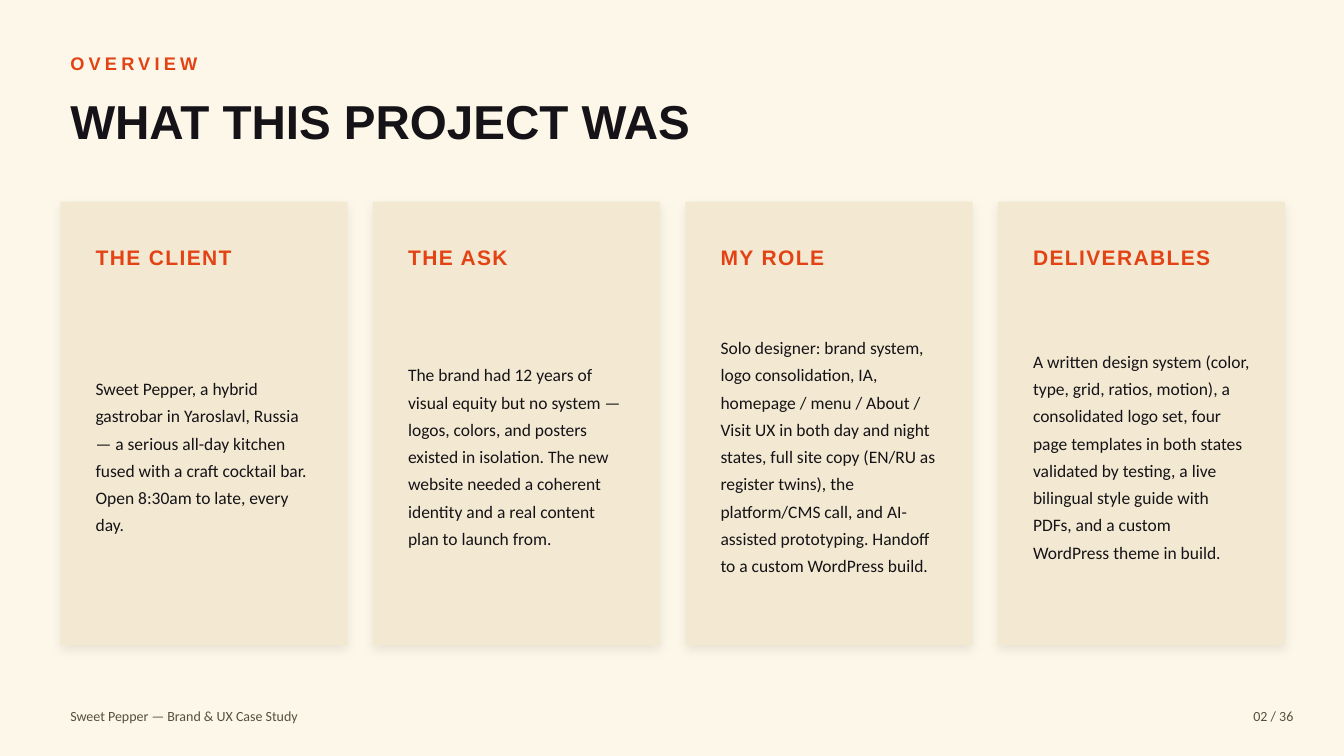
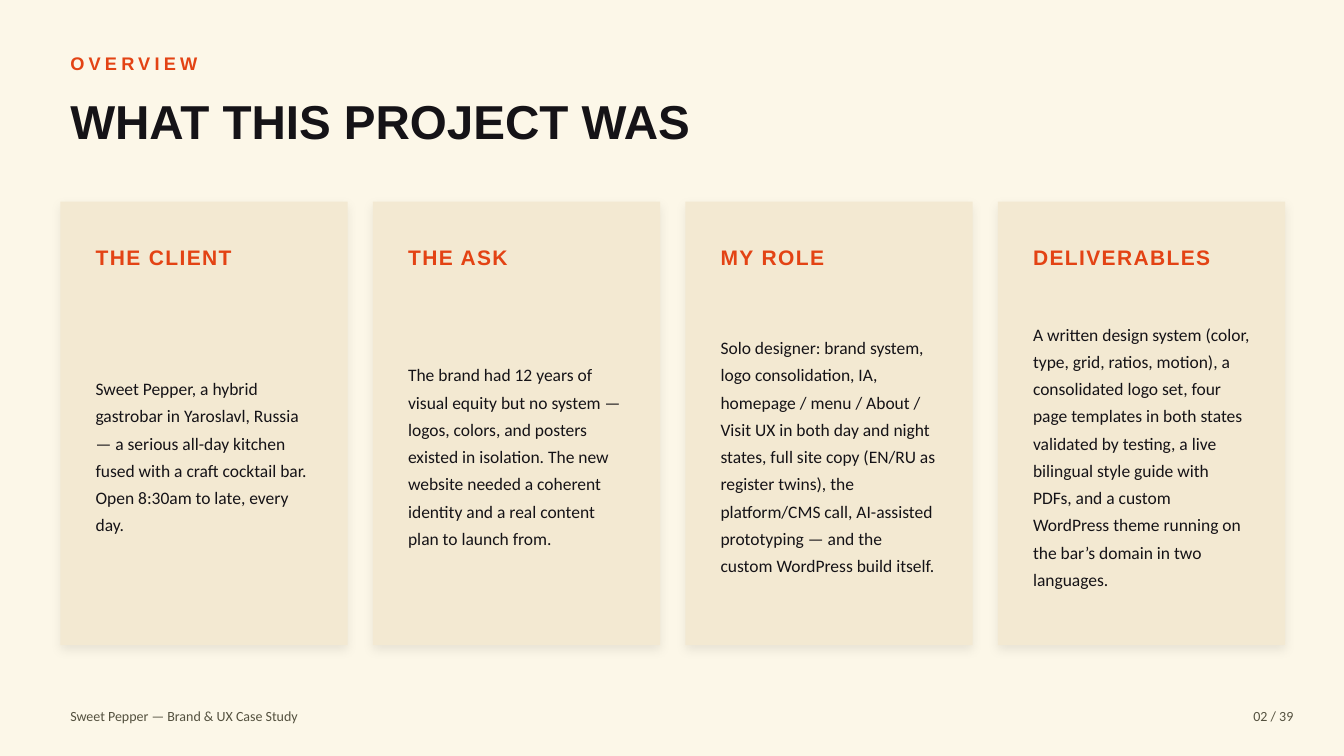
Before and after one commit to conceptly/sweet-pepper-bar, a slide deck: slide 2 of case-study/Sweet-Pepper-Case-Study.pptx. Drawn at 1344x756 pixels with LibreOffice and Linux fonts; fonts in the diff are those of the drawing. Boxes give left, top, right and bottom in pixels: in the first picture for what was removed or moved away, otherwise in the second. Text is boxed around its words. In the diff, an @@ line names an element or a change of style, - is before the commit and + after.

```diff
--- a/case-study/Sweet-Pepper-Case-Study.pptx
+++ b/case-study/Sweet-Pepper-Case-Study.pptx
@@ text at [1033,328,1250,589]: text changed @@
-A written design system (color, type, grid, ratios, motion), a consolidated logo set, four page templates in both states validated by testing, a live bilingual style guide with PDFs, and a custom WordPress theme in build.
+A written design system (color, type, grid, ratios, motion), a consolidated logo set, four page templates in both states validated by testing, a live bilingual style guide with PDFs, and a custom WordPress theme running on the bar’s domain in two languages.
@@ text at [721,342,935,572]: text changed @@
-Solo designer: brand system, logo consolidation, IA, homepage / menu / About / Visit UX in both day and night states, full site copy (EN/RU as register twins), the platform/CMS call, and AI-assisted prototyping. Handoff to a custom WordPress build.
+Solo designer: brand system, logo consolidation, IA, homepage / menu / About / Visit UX in both day and night states, full site copy (EN/RU as register twins), the platform/CMS call, AI-assisted prototyping — and the custom WordPress build itself.
@@ text at [1253,712,1293,721]: text changed @@
-02 / 36
+02 / 39
```
Also in this commit, not shown: 33 other slides changed, 3 slides added, 33 other files.
